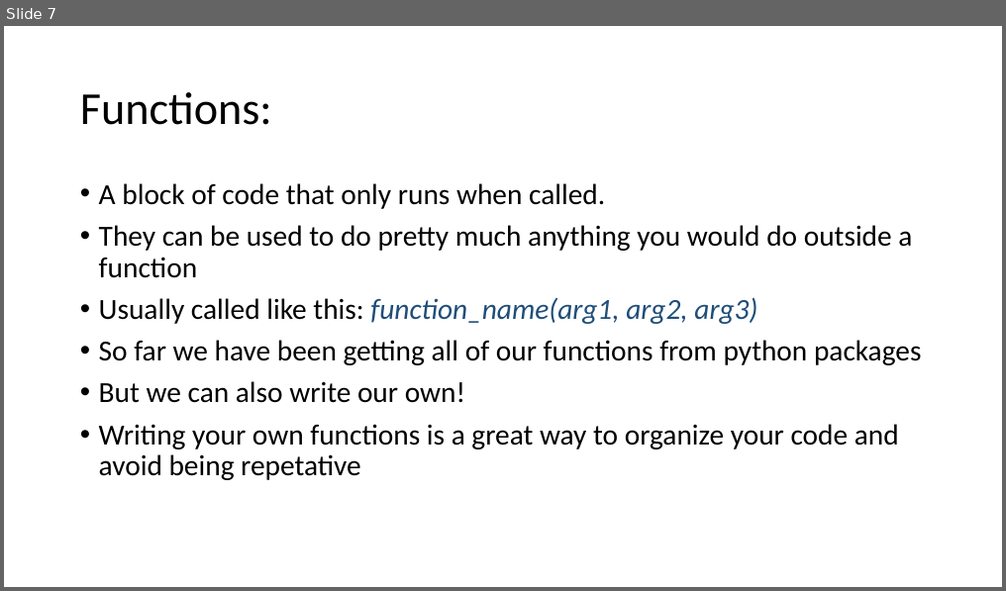
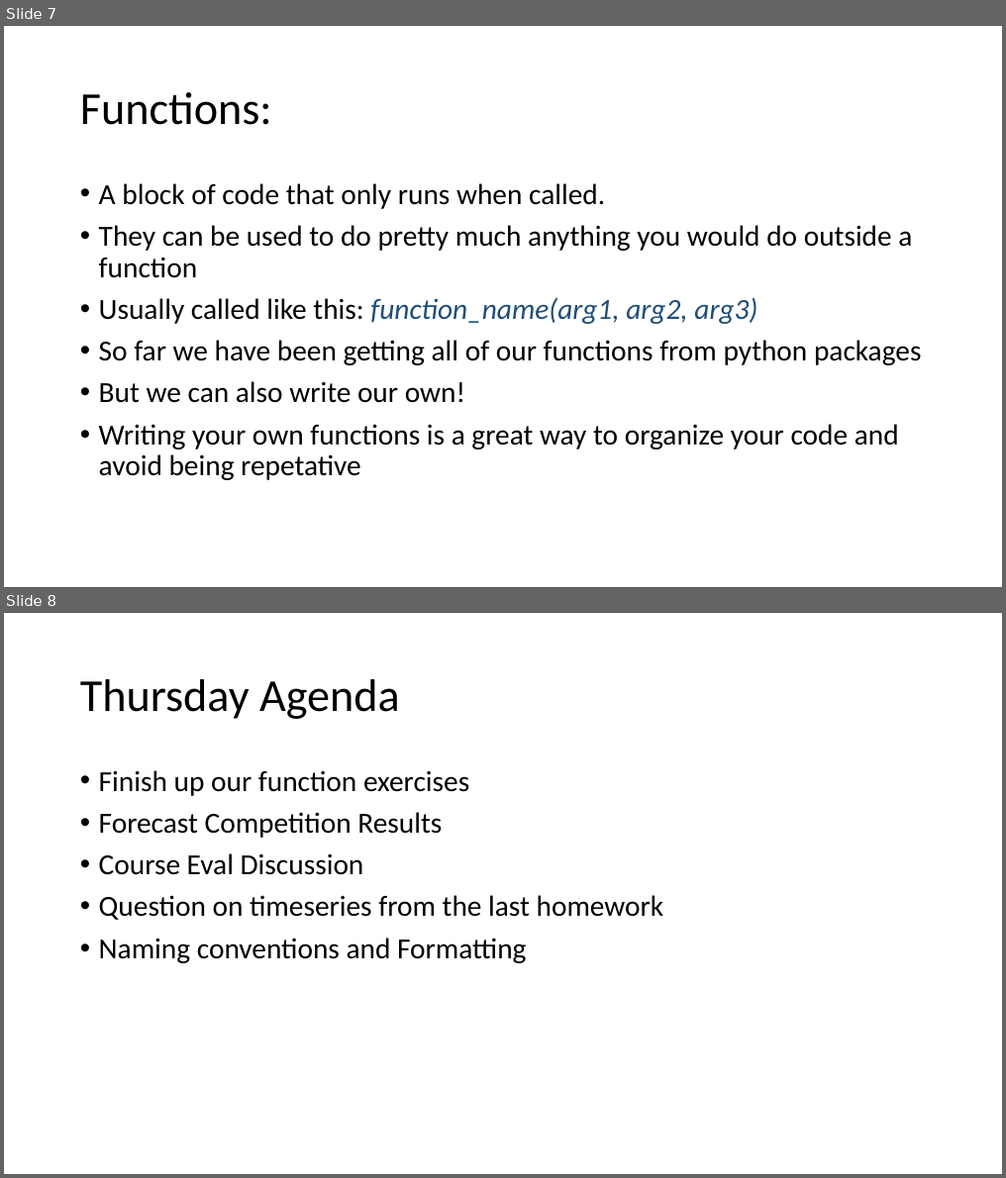
Before and after one commit to HAS-Tools-2023/Course-Materials23, a slide deck: Class_Notes/Week9_FunctionsFormatting.pptx. Shown one above the other, each under a label of ours: slide 7 before the commit, slides 7 and 8 after it. The pictures are 1006x591 and 1006x1178 pixels, drawn with LibreOffice and Linux fonts; fonts in the diff are those of the drawing. Boxes give left, top, right and bottom in pixels: in the first picture for what was removed or moved away, otherwise in the second. Text is boxed around its words. In the diff, an @@ line names an element or a change of style, - is before the commit and + after.

```diff
--- a/Class_Notes/Week9_FunctionsFormatting.pptx
+++ b/Class_Notes/Week9_FunctionsFormatting.pptx
@@ slide 8 added at <box>4,613,1002,1174</box>, background #FFFFFF @@
@@ title added at <box>80,679,400,719</box>, 44 pt, text #000000 @@
+Thursday Agenda
@@ text added at <box>99,770,664,963</box>, 28 pt, text #000000 @@
+• Finish up our function exercises
+• Forecast Competition Results
+• Course Eval Discussion
+• Question on timeseries from the last homework
+• Naming conventions and Formatting
```
Also in this commit, not shown: 4 slides changed, 11 other slides added, 4 other files.
